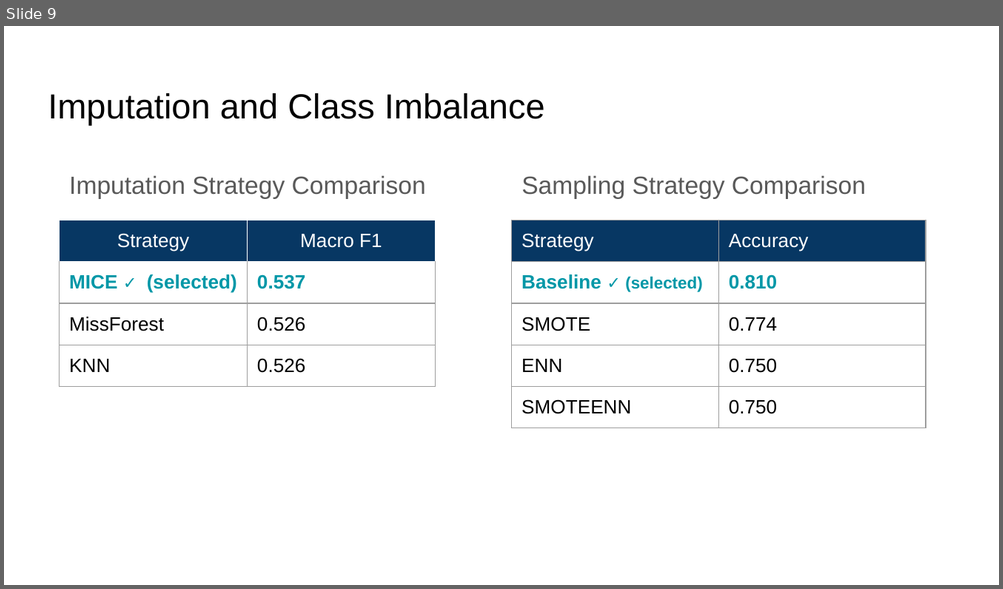
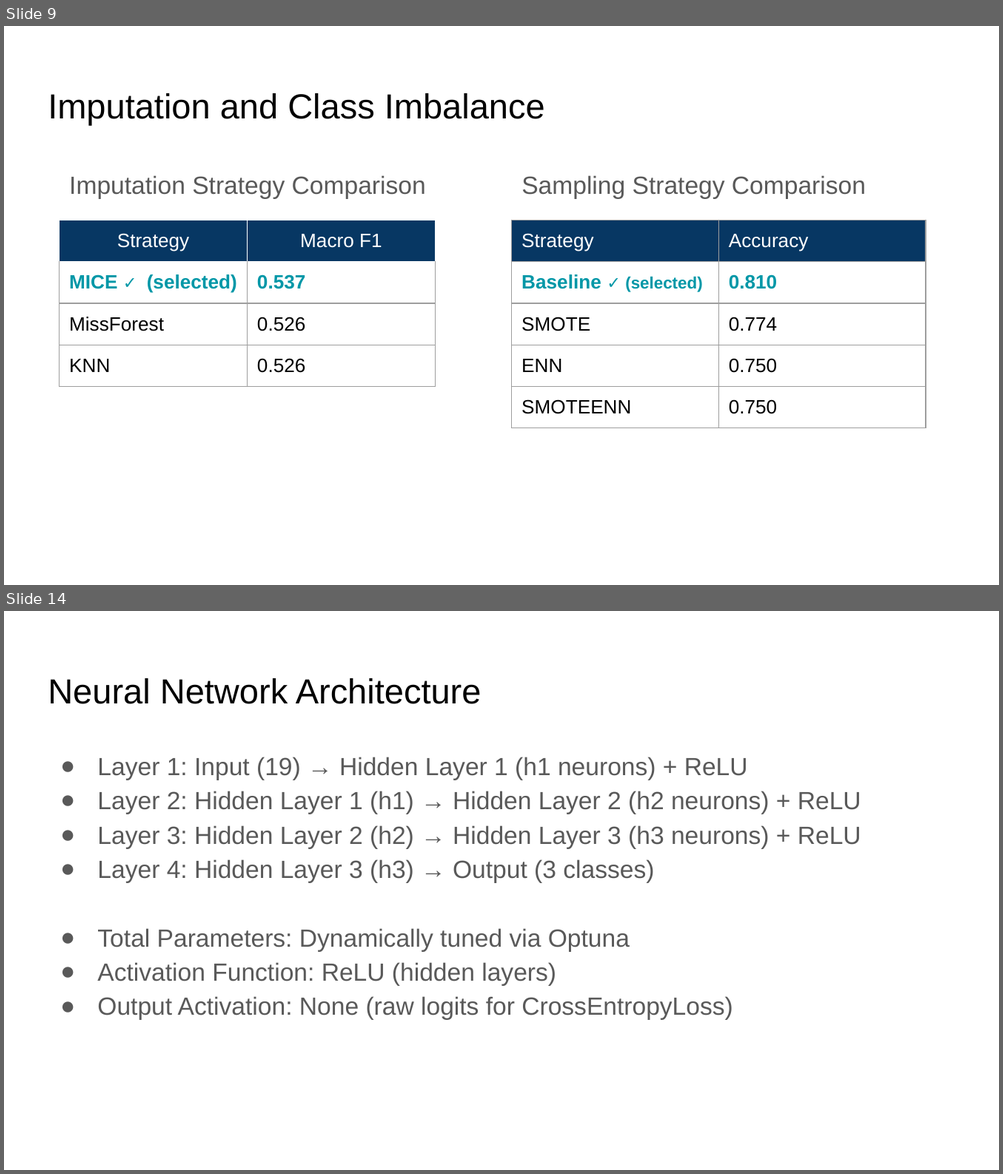
Before and after one commit to Bernardo1205/Advance-ML, a slide deck: src/deliverable2/Cirrhosis_Patient_Survival_Prediction_Report.pptx. Shown one above the other, each under a label of ours: slide 9 before the commit, slides 9 and 14 after it; the slides between them are not shown. The pictures are 1003x589 and 1003x1174 pixels, drawn with LibreOffice and Linux fonts; fonts in the diff are those of the drawing. Boxes give left, top, right and bottom in pixels: in the first picture for what was removed or moved away, otherwise in the second. Text is boxed around its words. In the diff, an @@ line names an element or a change of style, - is before the commit and + after.

```diff
--- a/src/deliverable2/Cirrhosis_Patient_Survival_Prediction_Report.pptx
+++ b/src/deliverable2/Cirrhosis_Patient_Survival_Prediction_Report.pptx
@@ slide 14 added at [4, 611, 999, 1170], background #FFFFFF @@
@@ title added at [48, 678, 481, 704], 25.2 pt, text #000000 @@
+Neural Network Architecture
@@ text added at [97, 757, 861, 1019], 18 pt, text #595959 @@
+● Layer 1: Input (19) → Hidden Layer 1 (h1 neurons) + ReLU
+● Layer 2: Hidden Layer 1 (h1) → Hidden Layer 2 (h2 neurons) + ReLU
+● Layer 3: Hidden Layer 2 (h2) → Hidden Layer 3 (h3 neurons) + ReLU
+● Layer 4: Hidden Layer 3 (h3) → Output (3 classes)
+● Total Parameters: Dynamically tuned via Optuna
+● Activation Function: ReLU (hidden layers)
+● Output Activation: None (raw logits for CrossEntropyLoss)
```
Also in this commit, not shown: 2 slides changed, 9 other slides added, 12 other files.
